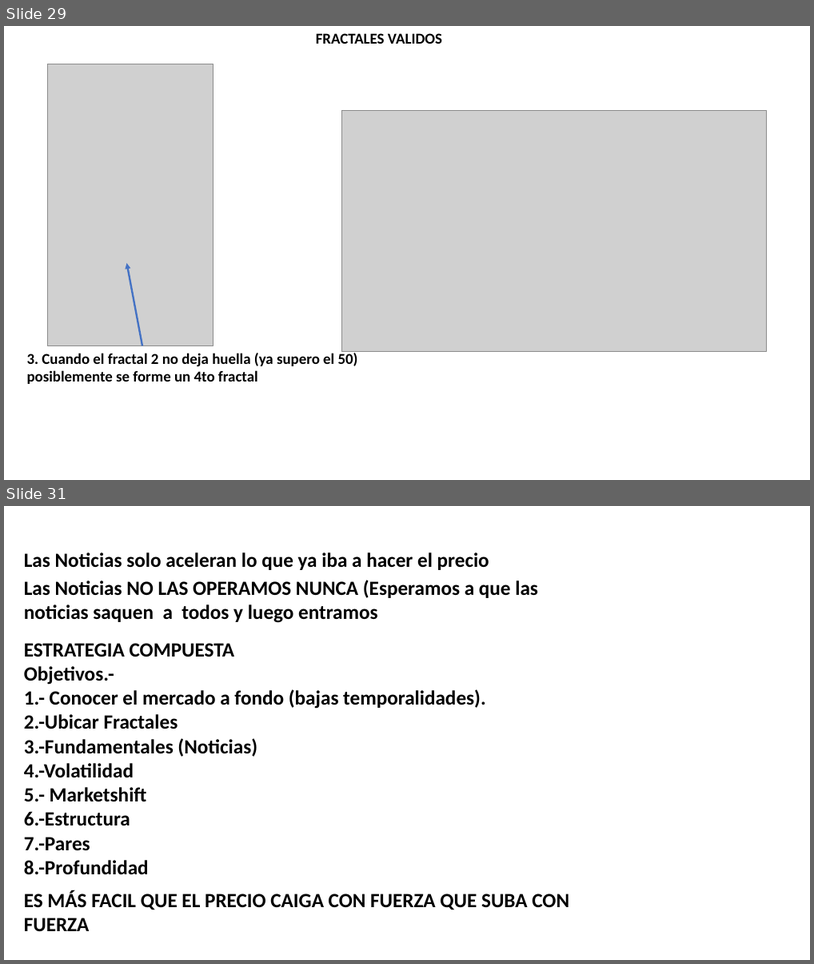
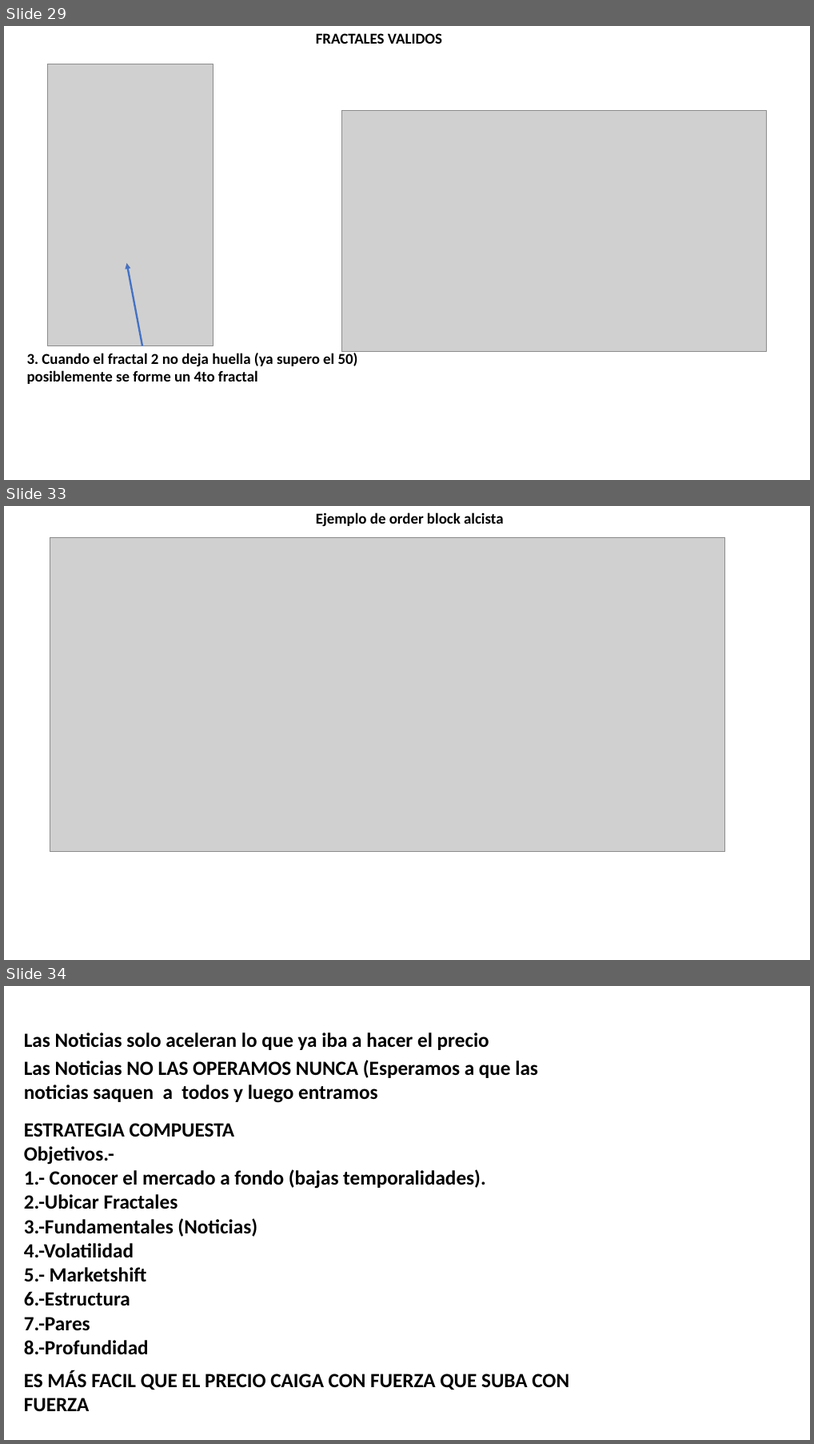
Before and after one commit to Edd1eware/Yields_Academy, a slide deck: Manual_YIELDS_ACADEMY.pptx. Shown one above the other, each under a label of ours: slides 29 and 31 before the commit, slides 29, 33 and 34 after it; the slides between them are not shown. The pictures are 814x964 and 814x1444 pixels, drawn with LibreOffice and Linux fonts; fonts in the diff are those of the drawing; grey boxes stand for pictures. Boxes give left, top, right and bottom in pixels: in the first picture for what was removed or moved away, otherwise in the second. Text is boxed around its words. In the diff, an @@ line names an element or a change of style, - is before the commit and + after.

Commit message:
EJEMPLO DE ORDERBLOCK

```diff
--- a/Manual_YIELDS_ACADEMY.pptx
+++ b/Manual_YIELDS_ACADEMY.pptx
@@ slide 33 added at [4,506,810,960], background #FFFFFF @@
@@ text added at [316,512,503,527], 18 pt, text #000000, bold @@
+Ejemplo de order block alcista
@@ picture added at [50,537,726,852] @@
@@ what was slide 31 is now slide 34 @@
```
Also in this commit, not shown: 1 slide changed, 2 other slides added.
